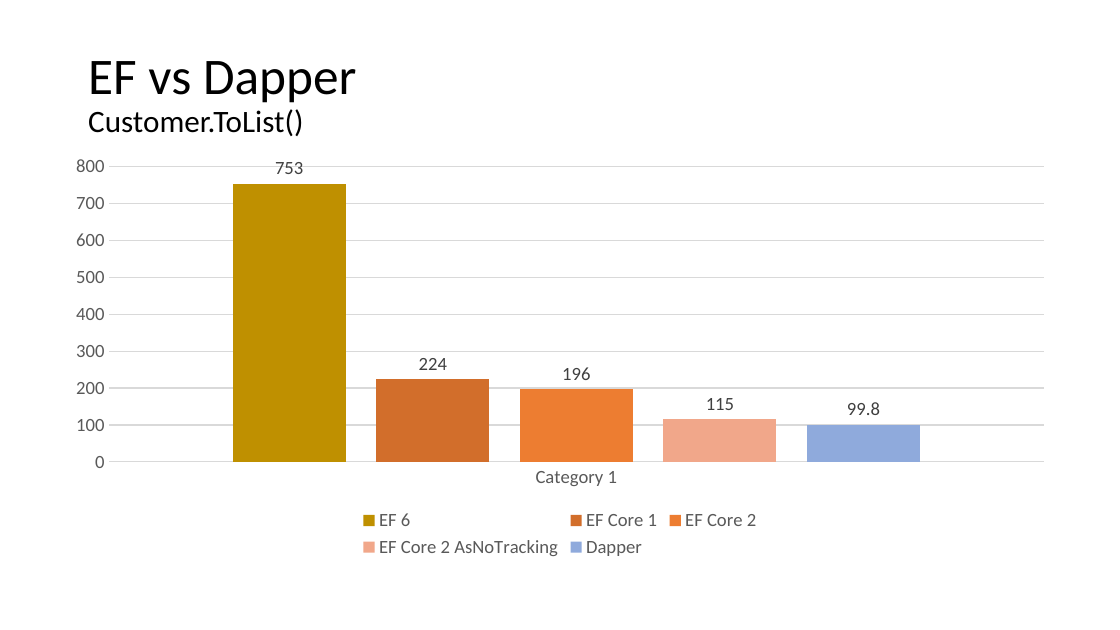
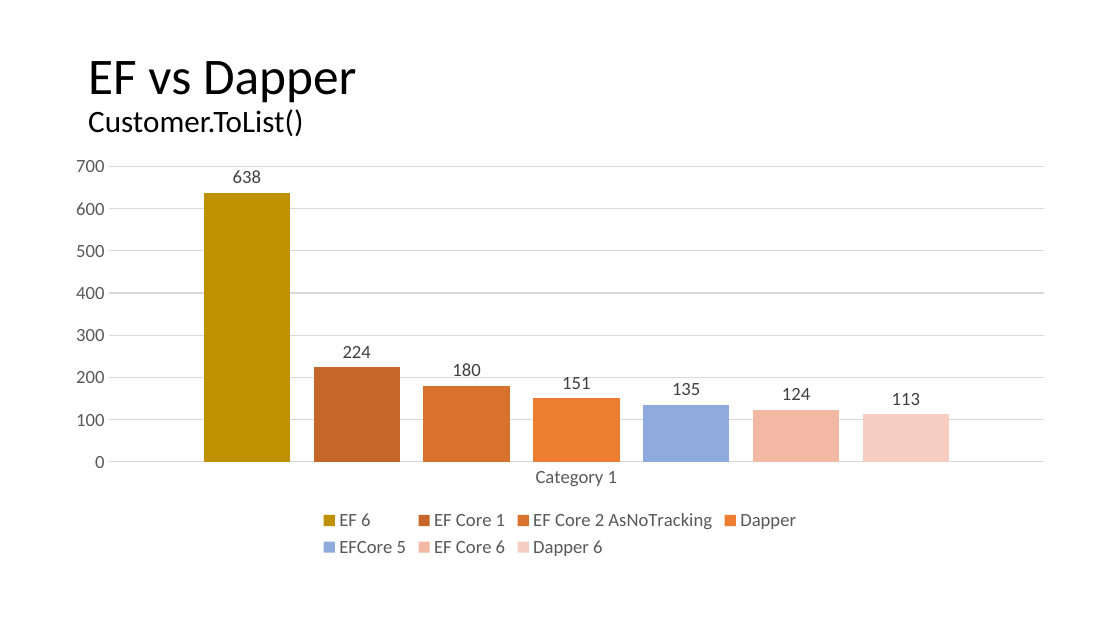
Before and after one commit to jwooley/RecipeWebApi, a slide deck: slide 15 of EFPerf.pptx. Drawn at 1120x630 pixels with LibreOffice and Linux fonts; fonts in the diff are those of the drawing. Boxes give left, top, right and bottom in pixels: in the first picture for what was removed or moved away, otherwise in the second. Text is boxed around its words. In the diff, an @@ line names an element or a change of style, - is before the commit and + after.

Commit message:
Updating perf comparison chart

```diff
--- a/EFPerf.pptx
+++ b/EFPerf.pptx
@@ column chart at box(56, 147, 1064, 562) @@
@@ EF 6, Category 1: 753 to 638 @@
@@ colour of EF Core 1 #D26F2B to #C56829 @@
-EF Core 2: 196
+EF Core 2 AsNoTracking: 180
@@ colour of EF Core 2 AsNoTracking #ED7D31 to #D9732D @@
-EF Core 2 AsNoTracking: 115
+Dapper: 151
@@ colour of Dapper #F1A78B to #ED7D31 @@
-Dapper: 99.8
+EFCore 5: 135
+EF Core 6: 124
+Dapper 6 : 113
```
Also in this commit, not shown: 4 other slides changed.
